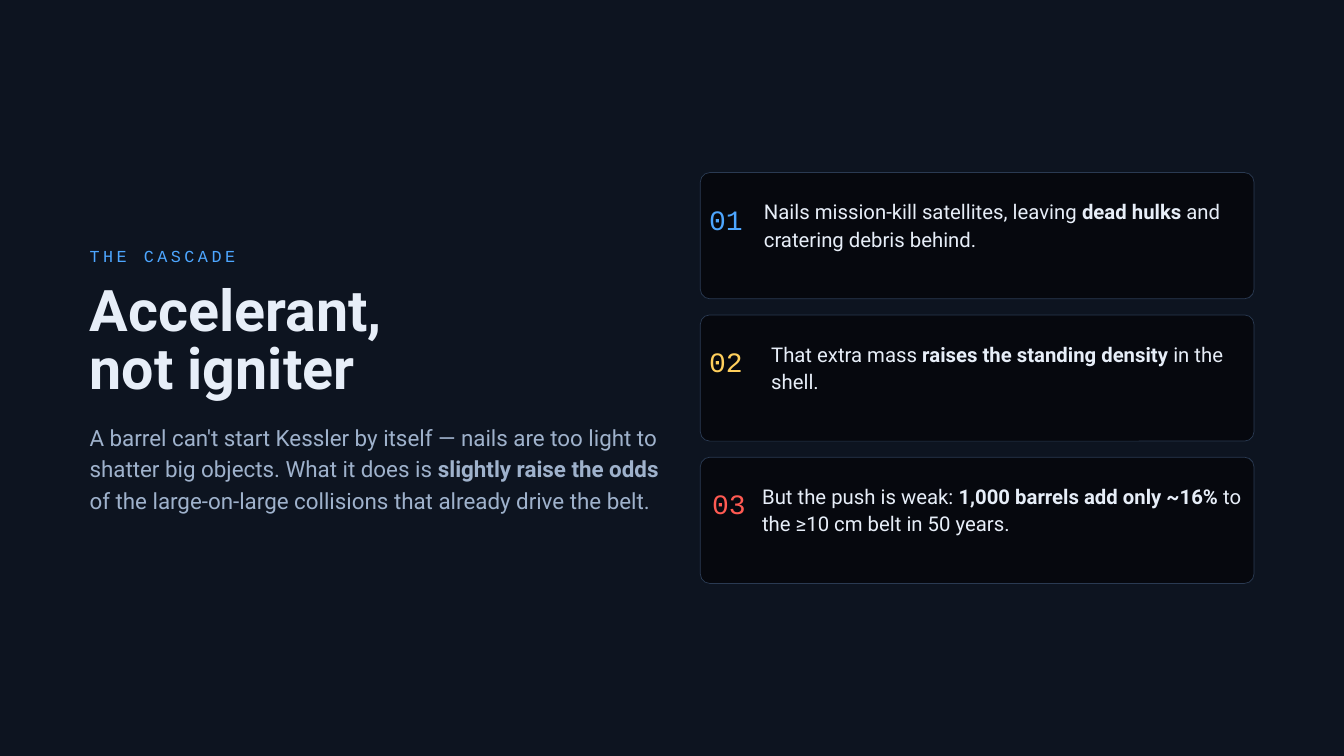
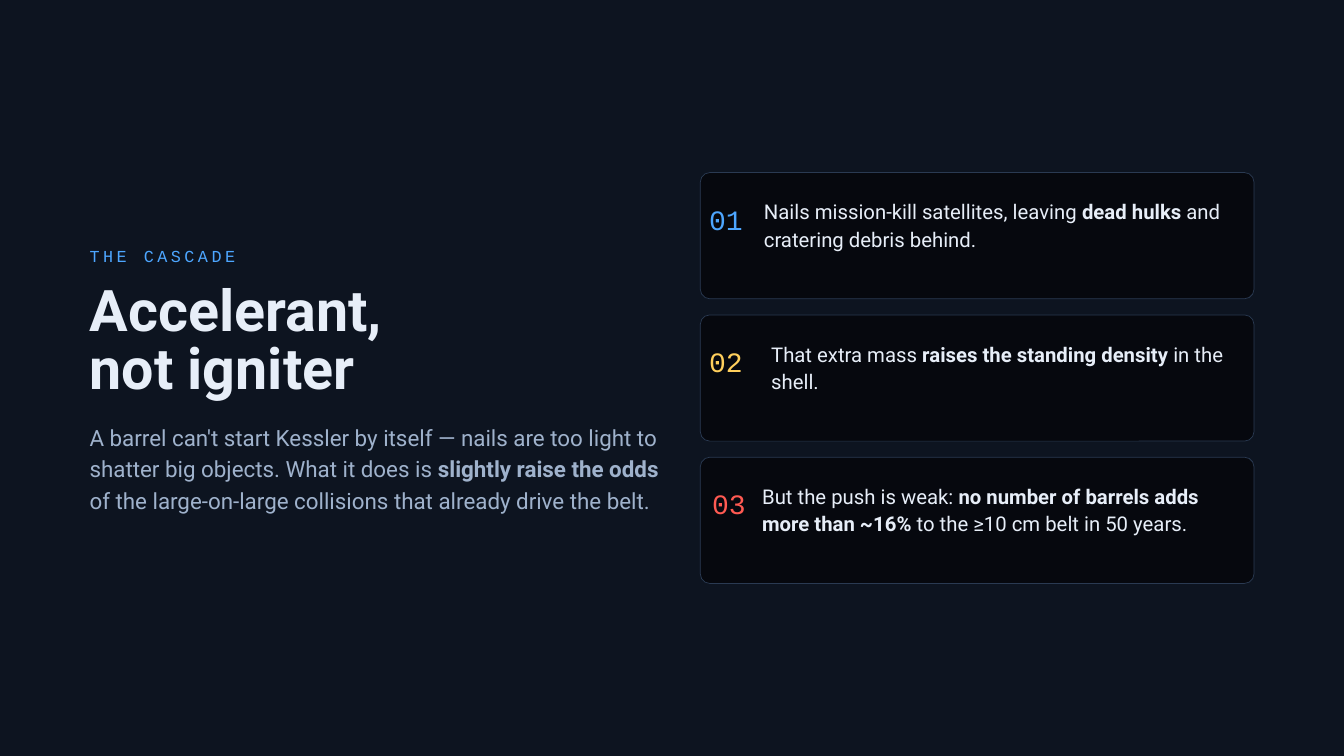
Before and after one commit to TimKadyrov/DebrisCascade, a slide deck: slide 9 of Barrel of Nails — Kessler Study.pptx. Drawn at 1344x756 pixels with LibreOffice and Linux fonts; fonts in the diff are those of the drawing. Boxes give left, top, right and bottom in pixels: in the first picture for what was removed or moved away, otherwise in the second. Text is boxed around its words. In the diff, an @@ line names an element or a change of style, - is before the commit and + after.

```diff
--- a/Barrel of Nails — Kessler Study.pptx
+++ b/Barrel of Nails — Kessler Study.pptx
@@ text at [762, 488, 1198, 536]: text changed @@
-But the push is weak: 1,000 barrels add only ~16% to the ≥10 cm belt in 50 years.
+But the push is weak: no number of barrels adds more than ~16% to the ≥10 cm belt in 50 years.
```
Also in this commit, not shown: 11 other slides changed, 6 other files.
